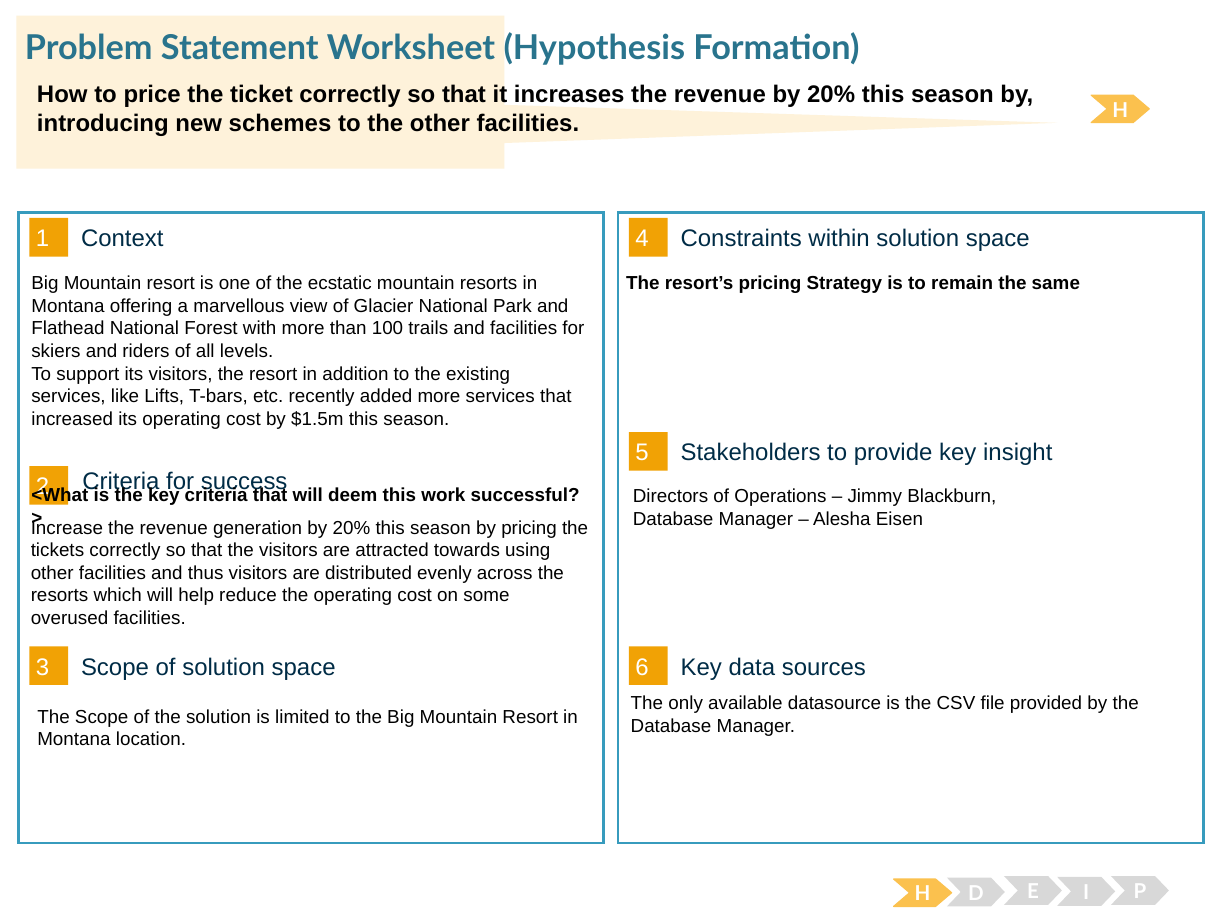
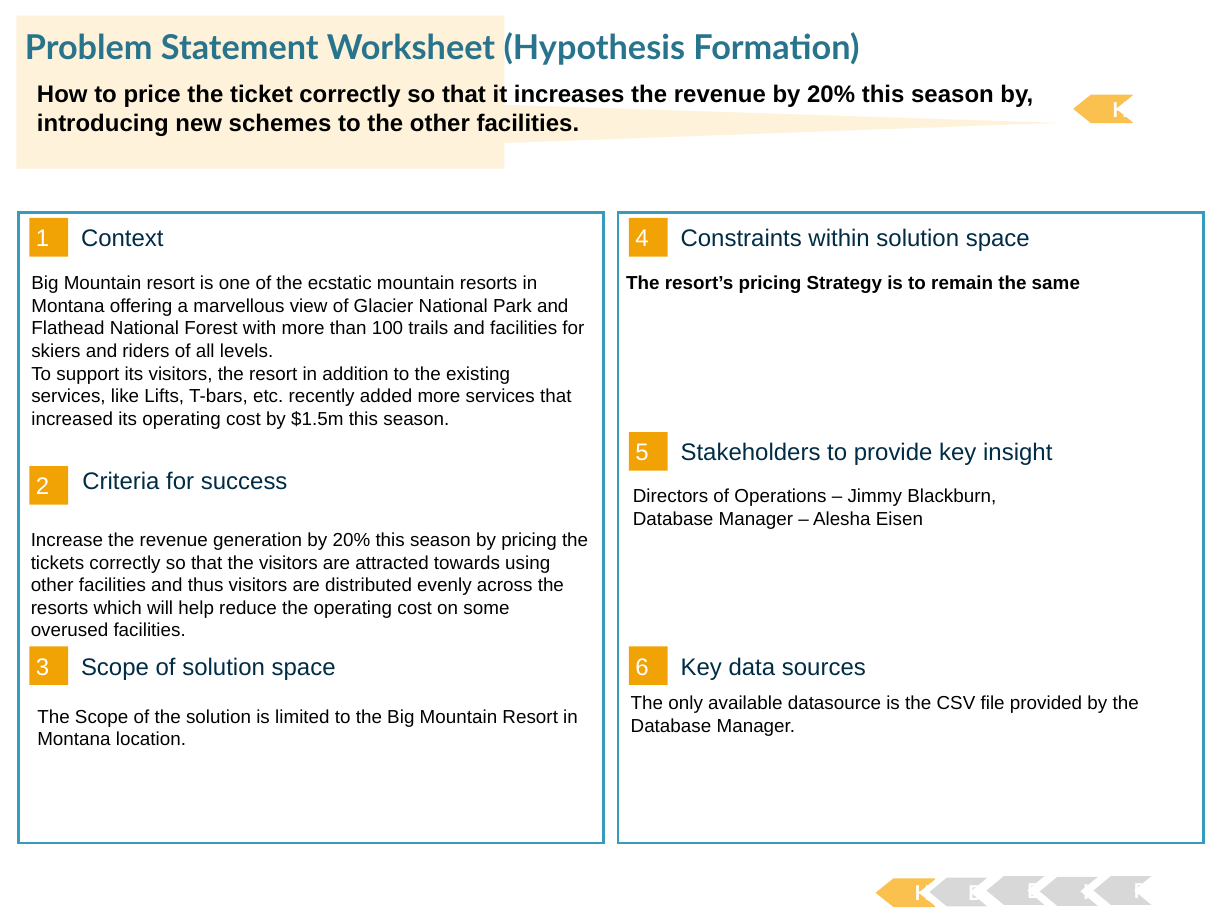
Before and after one commit to charsh12/DS-Career-Track, a slide deck: slide 1 of Unit 6/PSW/BMR_Problem_Statement_Worksheet[Harsh Chauhan].ppt. Drawn at 1232x924 pixels with LibreOffice and Linux fonts; fonts in the diff are those of the drawing. Boxes give left, top, right and bottom in pixels: in the first picture for what was removed or moved away, otherwise in the second. Text is boxed around its words. In the diff, an @@ line names an element or a change of style, - is before the commit and + after.

```diff
--- a/Unit 6/PSW/BMR_Problem_Statement_Worksheet[Harsh Chauhan].ppt
+++ b/Unit 6/PSW/BMR_Problem_Statement_Worksheet[Harsh Chauhan].ppt
@@ outline redrawn in 6 elements at (893, 880, 951, 907), (947, 877, 1005, 906), (1004, 876, 1062, 904), (1057, 877, 1115, 906), (1111, 876, 1169, 904), (1092, 95, 1149, 122) @@
@@ text removed at (31, 487, 580, 506) @@
-<What is the key criteria that will deem this work successful?>
```
Also in this commit, not shown: 34 other files.
